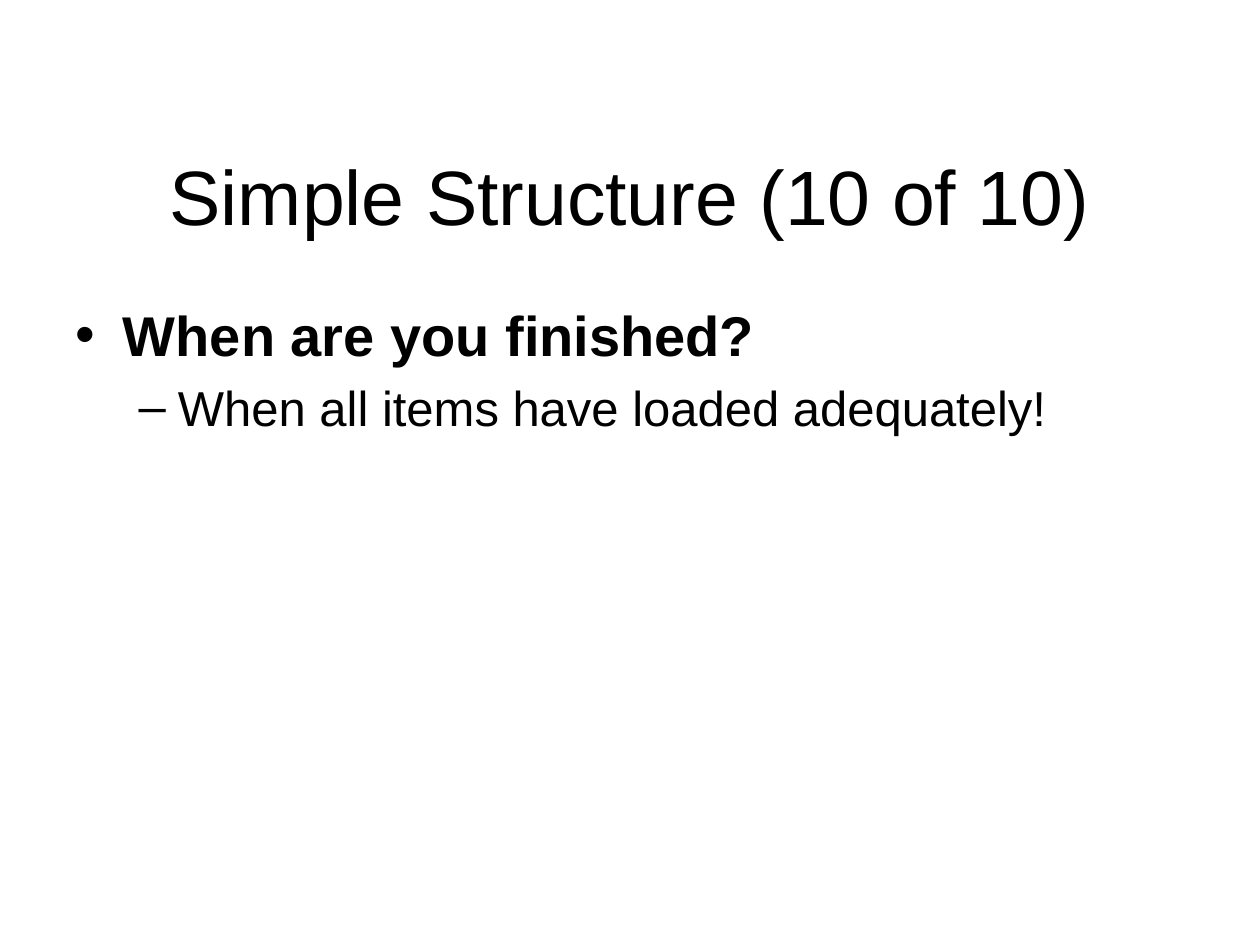
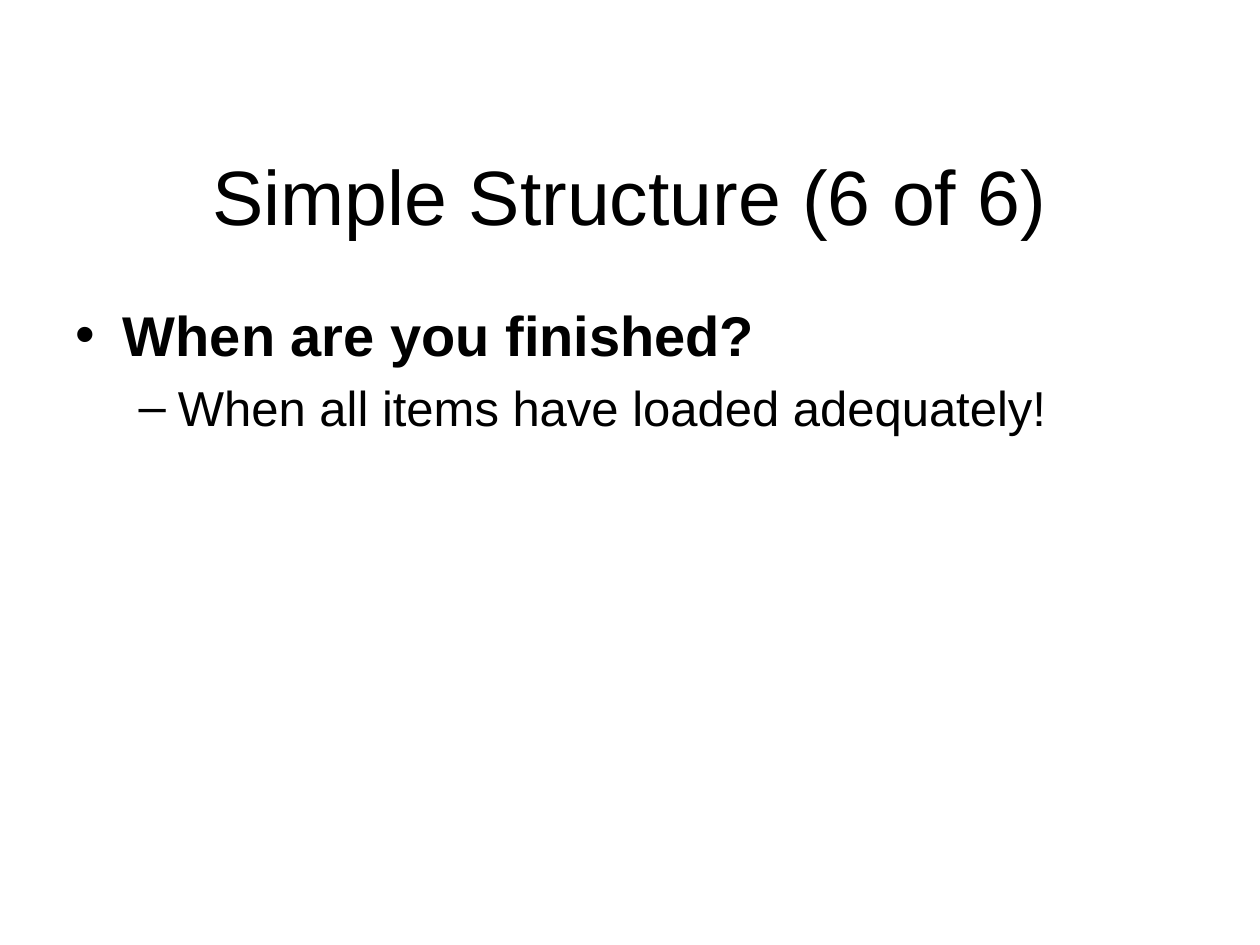
Before and after one commit to npm27/Teaching-Materials, a slide deck: slide 22 of Tests and Eval/Fall 25/Slides/12 Chapter 4 Part 2.pptx (slide 30 before the commit). Drawn at 1260x945 pixels with LibreOffice and Linux fonts; fonts in the diff are those of the drawing. Boxes give left, top, right and bottom in pixels: in the first picture for what was removed or moved away, otherwise in the second. Text is boxed around its words. In the diff, an @@ line names an element or a change of style, - is before the commit and + after.

```diff
--- a/Tests and Eval/Fall 25/Slides/12 Chapter 4 Part 2.pptx
+++ b/Tests and Eval/Fall 25/Slides/12 Chapter 4 Part 2.pptx
@@ title at bbox=[212, 169, 1046, 239]: text changed @@
-Simple Structure (10 of 10)
+Simple Structure (6 of 6)
```
Also in this commit, not shown: 13 other slides changed, 8 slides removed.
